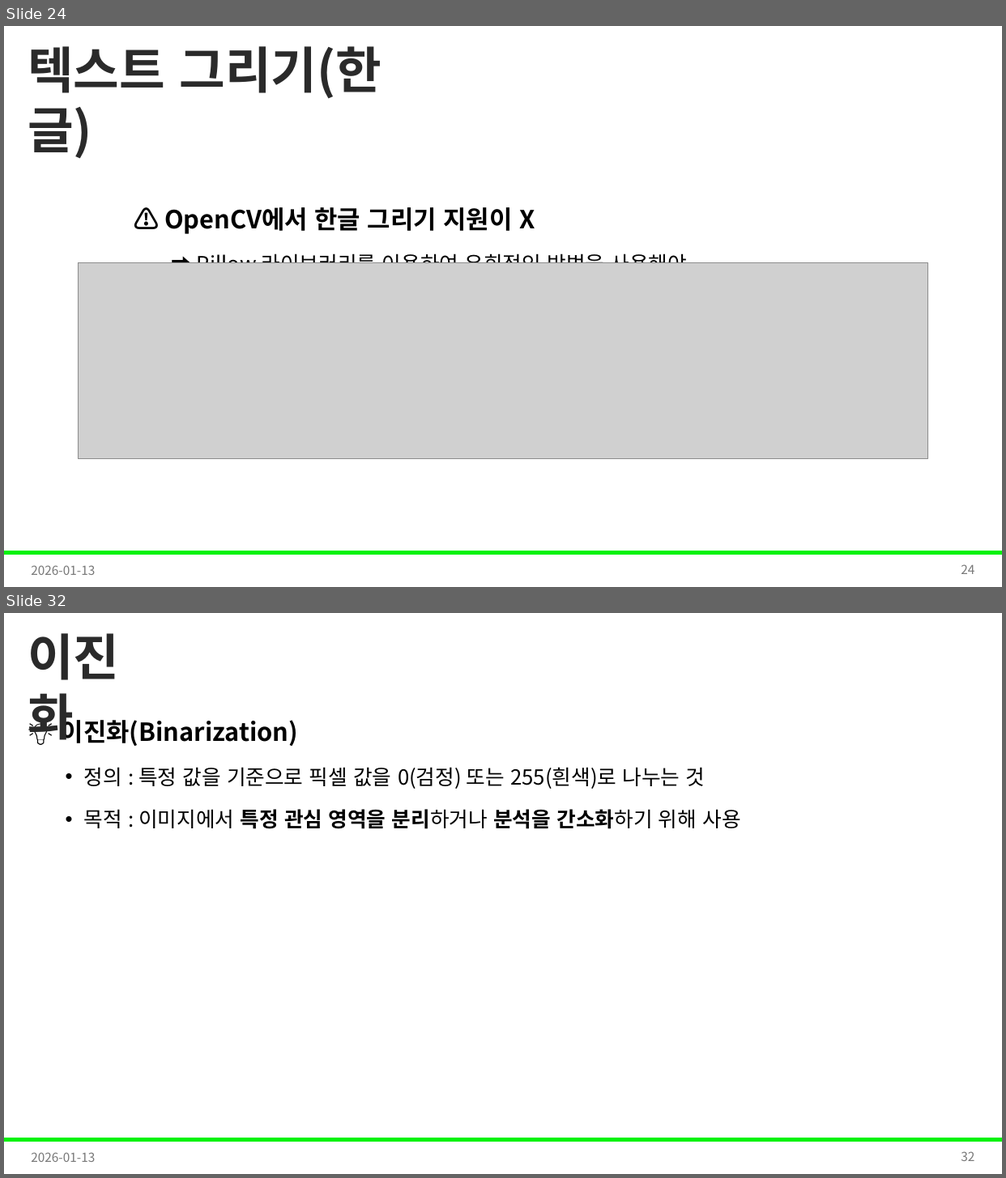
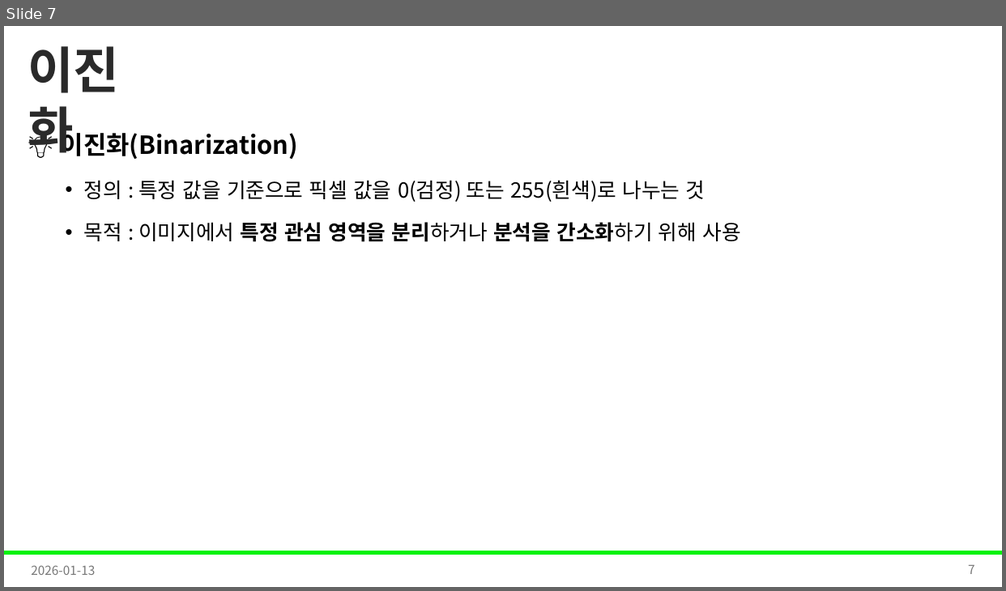
Before and after one commit to Leader-Lesson/KDT_RE_5th, a slide deck: material/5_AI/04_데이터 전처리와 EDA 기초.pptx. Shown one above the other, each under a label of ours: slides 24 and 32 before the commit, slide 7 after it; the slides between them are not shown. The pictures are 1006x1178 and 1006x591 pixels, drawn with LibreOffice and Linux fonts; fonts in the diff are those of the drawing; grey boxes stand for pictures; background and template pictures are left out. Boxes give left, top, right and bottom in pixels: in the first picture for what was removed or moved away, otherwise in the second. Text is boxed around its words. In the diff, an @@ line names an element or a change of style, - is before the commit and + after.

```diff
--- a/material/5_AI/04_데이터 전처리와 EDA 기초.pptx
+++ b/material/5_AI/04_데이터 전처리와 EDA 기초.pptx
@@ slide 24 removed at [4,26,1002,587], background #FFFFFF; not listed: 1 template element that a slide beside it also shows @@
@@ text removed at [27,46,381,159] @@
-텍스트 그리기(한글)
@@ text removed at [164,207,688,263] @@
-⚠️ OpenCV에서 한글 그리기 지원이 X
-  ➡️ Pillow 라이브러리를 이용하여 우회적인 방법을 사용해야 함
@@ picture removed at [78,263,928,459] @@
@@ text removed at [31,565,95,575] @@
-2026-01-13
@@ page number removed at [961,565,974,574] @@
-24
@@ what was slide 32 is now slide 7 @@
@@ page number at [968,565,975,574]: text changed @@
-32
+7
```
Also in this commit, not shown: 5 slides changed, 3 slides added, 35 other slides removed.
